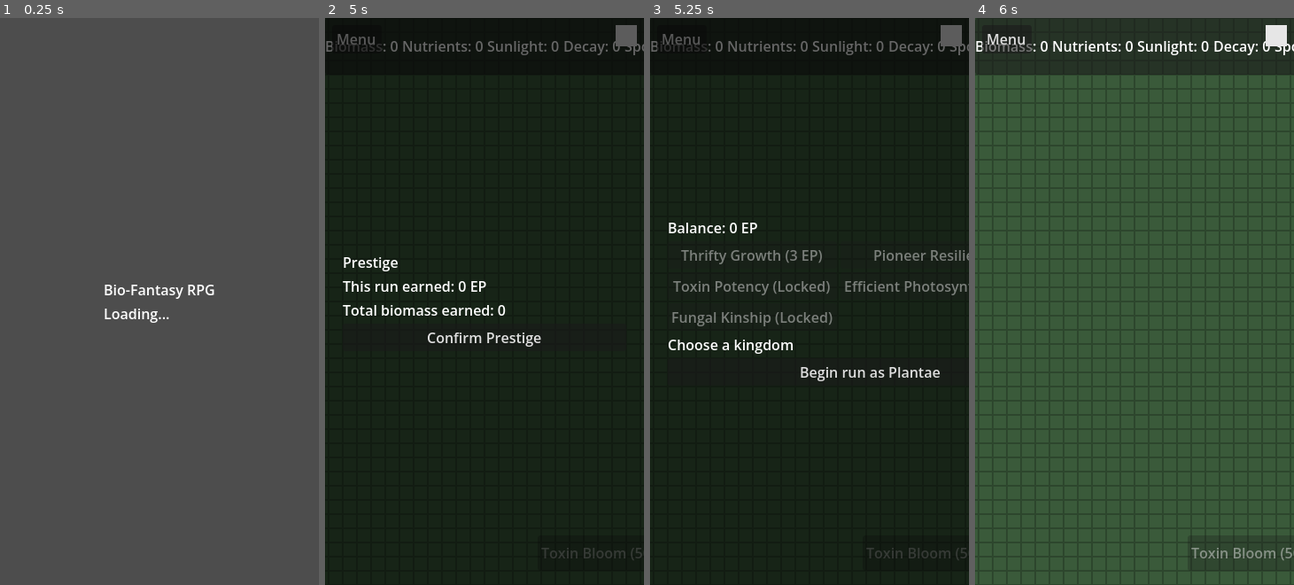
Above: before the commit, frames 1-4 (left to right).
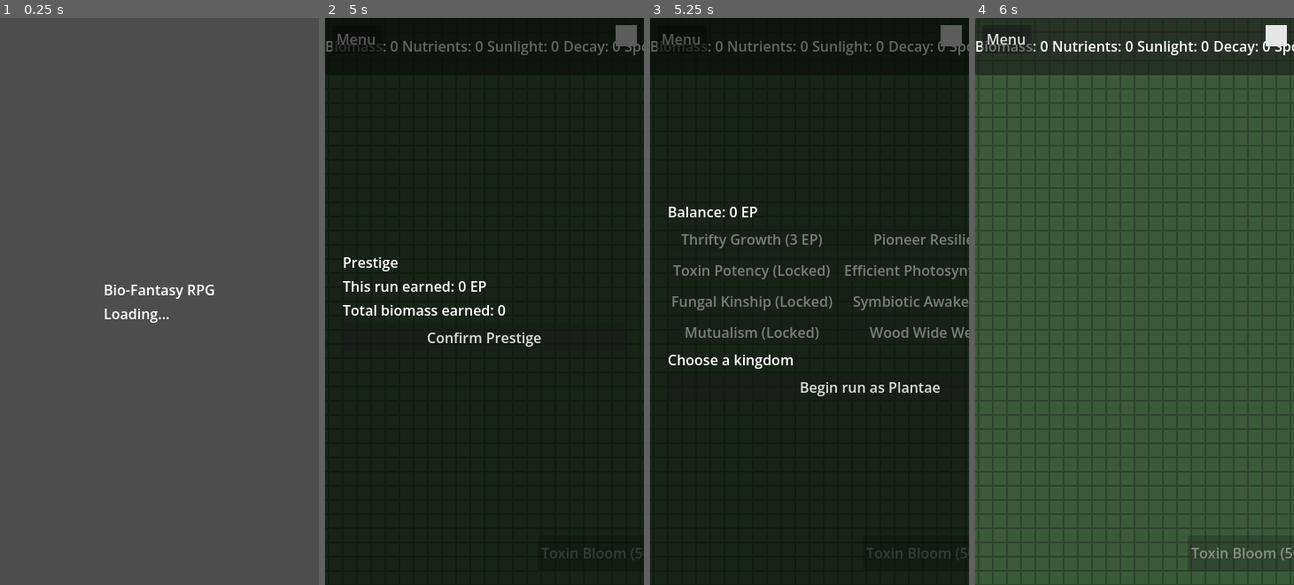
Above: after the commit, the same moments.

Repository: leonbzt/bio
Game: Godot game, scene res://scenes/main/boot.tscn
The game is run twice, just before and just after one commit, with the same random seed, the same clock (stepped at 60 frames per second) and the same inputs.
Inputs (mouse positions are in pixels of both pictures, inside the frame that each line leads up to):
- Up to frame 1 (0.25 s): no input
- Up to frame 2 (5 s): tap Enter at 0.5 s; move the mouse to (554, 273) at 0.52 s; click (554, 273) at 0.67 s; click "Play" at 1.25 s; click "Play" at 2 s; click "Begin run as Plantae" at 2.75 s; click "Menu" at 3.5 s; click "Prestige (earn 0 EP)" at 4.25 s
- Up to frame 3 (5.25 s): click "Confirm Prestige" at 5 s
- Up to frame 4 (6 s): click "Begin run as Plantae" at 5.75 s

Frames 1-2 are identical in both runs. In frame 3, 6.3% of the frame differs, in the area x 5-100%, y 33-67%; in frame 4, nothing differs.

Commit message:
Add symbiosis phase 6 mechanics

Diff:
--- a/data/evolution_tree/_index.tres
+++ b/data/evolution_tree/_index.tres
@@ -6,7 +6,10 @@
 [ext_resource type="Resource" path="res://data/evolution_tree/toxin_potency.tres" id="4"]
 [ext_resource type="Resource" path="res://data/evolution_tree/efficient_photosynthesis.tres" id="5"]
 [ext_resource type="Resource" path="res://data/evolution_tree/unlock_fungi.tres" id="6"]
+[ext_resource type="Resource" path="res://data/evolution_tree/unlock_symbiosis.tres" id="7"]
+[ext_resource type="Resource" path="res://data/evolution_tree/mutualism.tres" id="8"]
+[ext_resource type="Resource" path="res://data/evolution_tree/wood_wide_web.tres" id="9"]
 
 [resource]
 script = ExtResource("1")
-nodes = Array[Resource]([ExtResource("2"), ExtResource("3"), ExtResource("4"), ExtResource("5"), ExtResource("6")])
+nodes = Array[Resource]([ExtResource("2"), ExtResource("3"), ExtResource("4"), ExtResource("5"), ExtResource("6"), ExtResource("7"), ExtResource("8"), ExtResource("9")])
--- /dev/null
+++ b/data/evolution_tree/mutualism.tres
@@ -0,0 +1,15 @@
+[gd_resource type="Resource" script_class="EvolutionNodeData" load_steps=2 format=3]
+
+[ext_resource type="Script" path="res://scripts/data/evolution_node_data.gd" id="1"]
+
+[resource]
+script = ExtResource("1")
+id = &"mutualism"
+display_name = "Mutualism"
+description = "Symbiotic tiles yield +50% to each layer (up from +30%)."
+prerequisites = [&"unlock_symbiosis"]
+meta_cost = {
+"evolution_points": 12
+}
+grants_traits = []
+grants_kingdoms = []
--- /dev/null
+++ b/data/evolution_tree/unlock_symbiosis.tres
@@ -0,0 +1,15 @@
+[gd_resource type="Resource" script_class="EvolutionNodeData" load_steps=2 format=3]
+
+[ext_resource type="Script" path="res://scripts/data/evolution_node_data.gd" id="1"]
+
+[resource]
+script = ExtResource("1")
+id = &"unlock_symbiosis"
+display_name = "Symbiotic Awakening"
+description = "Plant and fungal kingdoms can grow as one."
+prerequisites = [&"unlock_fungi"]
+meta_cost = {
+"evolution_points": 15
+}
+grants_traits = []
+grants_kingdoms = [&"symbiosis"]
--- /dev/null
+++ b/data/evolution_tree/wood_wide_web.tres
@@ -0,0 +1,15 @@
+[gd_resource type="Resource" script_class="EvolutionNodeData" load_steps=2 format=3]
+
+[ext_resource type="Script" path="res://scripts/data/evolution_node_data.gd" id="1"]
+
+[resource]
+script = ExtResource("1")
+id = &"wood_wide_web"
+display_name = "Wood Wide Web"
+description = "Tiles next to a symbiotic tile gain +15% to their yields."
+prerequisites = [&"mutualism"]
+meta_cost = {
+"evolution_points": 18
+}
+grants_traits = []
+grants_kingdoms = []
--- a/scenes/ui/hud.tscn
+++ b/scenes/ui/hud.tscn
@@ -70,6 +70,18 @@
 offset_bottom = -16.0
 text = "Toxin Bloom"
 
+[node name="LayerToggle" type="Button" parent="."]
+visible = false
+anchor_left = 0.0
+anchor_top = 1.0
+anchor_right = 0.0
+anchor_bottom = 1.0
+offset_left = 8.0
+offset_top = -56.0
+offset_right = 120.0
+offset_bottom = -16.0
+text = "Layer: Plant"
+
 [node name="EventToast" type="PanelContainer" parent="."]
 visible = false
 anchor_left = 0.5
--- a/scripts/systems/fungi_colonization.gd
+++ b/scripts/systems/fungi_colonization.gd
@@ -19,7 +19,7 @@
 func _on_tile_tapped(coord: Vector2i) -> void:
 	if GameState.input_mode != GameState.INPUT_MODE_COLONIZE:
 		return
-	if GameState.current_kingdom_id != KINGDOM_ID:
+	if not _is_active():
 		return
 	if _species == null:
 		return
@@ -66,3 +66,11 @@
 		for key in cost.keys():
 			cost[key] = maxf(0.0, float(cost[key]) * (1.0 + discount))
 	return cost
+
+
+func _is_active() -> bool:
+	if GameState.current_kingdom_id == KINGDOM_ID:
+		return true
+	if GameState.current_kingdom_id == &"symbiosis" and GameState.placement_target == KINGDOM_ID:
+		return true
+	return false
--- a/scripts/systems/growth_system.gd
+++ b/scripts/systems/growth_system.gd
@@ -7,8 +7,6 @@
 }
 
 var _all_species: Dictionary[StringName, SpeciesData] = {}
-var _active_species: SpeciesData = null
-var _trait_modifier_sum: Dictionary[StringName, float] = {}
 
 @onready var _territory: Node = get_node("../TerritorySystem")
 @onready var _nutrients: Node = get_node("../NutrientSystem")
@@ -17,10 +15,6 @@
 func _ready() -> void:
 	_load_species_index()
 	EventBus.tick.connect(_on_tick)
-	EventBus.run_loaded.connect(_on_run_loaded)
-	EventBus.run_started.connect(_on_run_started)
-	if not GameState.run_save.is_empty():
-		_on_run_loaded(SaveSystem.SAVE_VERSION)
 
 
 func _load_species_index() -> void:
@@ -35,87 +29,120 @@
 		_all_species[species.id] = species
 
 
-func _on_run_loaded(_save_version: int) -> void:
-	_select_active_species()
-
-
-func _on_run_started(_kingdom_id: StringName) -> void:
-	_select_active_species()
-
-
-func _select_active_species() -> void:
-	_active_species = null
-	_trait_modifier_sum.clear()
+func _on_tick(_delta_seconds: float) -> void:
 	if _all_species.is_empty():
 		return
 	var kingdom_id: StringName = GameState.current_kingdom_id
+	if kingdom_id == &"plantae" or kingdom_id == &"fungi":
+		_tick_single_kingdom(kingdom_id)
+	elif kingdom_id == &"symbiosis":
+		_tick_symbiosis()
+
+
+func _tick_single_kingdom(kingdom_id: StringName) -> void:
 	var species_id: StringName = STARTER_SPECIES_BY_KINGDOM.get(kingdom_id, StringName())
 	if species_id == StringName():
-		push_warning("GrowthSystem: no starter species for kingdom %s" % String(kingdom_id))
 		return
-	var selected: SpeciesData = _all_species.get(species_id, null)
-	if selected == null:
-		push_error("GrowthSystem: missing species %s" % String(species_id))
+	var species: SpeciesData = _all_species.get(species_id, null)
+	if species == null:
 		return
-	_active_species = selected
-	_rebuild_trait_modifiers()
+	var coords: Array[Vector2i]
+	if kingdom_id == &"fungi":
+		coords = _territory.get_subsurface_owned_coords(&"fungi")
+	else:
+		coords = _territory.get_surface_owned_coords(&"plantae")
+	_apply_yields(species, coords, kingdom_id, 1.0)
 
 
-func _rebuild_trait_modifiers() -> void:
-	_trait_modifier_sum.clear()
-	if _active_species == null:
+func _tick_symbiosis() -> void:
+	var plant_species: SpeciesData = _all_species.get(&"pioneer_grass", null)
+	var fungi_species: SpeciesData = _all_species.get(&"mycelium_thread", null)
+	if plant_species == null and fungi_species == null:
 		return
-	for trait_item: TraitData in _active_species.base_traits:
+	var surface_coords: Array[Vector2i] = []
+	var subsurface_coords: Array[Vector2i] = []
+	if plant_species != null:
+		surface_coords = _territory.get_surface_owned_coords(&"plantae")
+	if fungi_species != null:
+		subsurface_coords = _territory.get_subsurface_owned_coords(&"fungi")
+	if plant_species != null:
+		_apply_yields(plant_species, surface_coords, &"plantae", 1.0, true)
+	if fungi_species != null:
+		_apply_yields(fungi_species, subsurface_coords, &"fungi", 1.0, true)
+
+
+func _apply_yields(
+	species: SpeciesData,
+	coords: Array[Vector2i],
+	kingdom_id: StringName,
+	base_mult: float,
+	apply_symbiosis_bonus: bool = false
+) -> void:
+	if species == null or coords.is_empty():
+		return
+	var trait_mods: Dictionary = _compute_trait_modifiers(species)
+	var meta_mult: float = _get_meta_growth_multiplier() if kingdom_id == &"plantae" else 1.0
+
+	for resource_id in species.tick_yield.keys():
+		var resource_key: StringName = StringName(resource_id)
+		var base_yield: float = float(species.tick_yield[resource_id])
+		if base_yield == 0.0:
+			continue
+		var total: float = 0.0
+		for coord in coords:
+			var per_tile: float = base_yield * base_mult
+			if resource_key == &"biomass":
+				var biome: BiomeData = _nutrients.get_biome_at(coord)
+				if biome == null:
+					continue
+				per_tile *= biome.sunlight_per_tick
+				per_tile *= (1.0 + float(trait_mods.get(&"biomass_per_tile", 0.0)))
+				per_tile *= meta_mult
+			elif resource_key == &"decay":
+				per_tile *= (1.0 + float(trait_mods.get(&"decay_per_tile", 0.0)))
+			elif resource_key == &"spores":
+				per_tile *= (1.0 + float(trait_mods.get(&"spore_per_tile", 0.0)))
+
+			if apply_symbiosis_bonus and _is_tile_symbiotic(coord):
+				per_tile *= (1.0 + _get_symbiosis_bonus())
+			elif apply_symbiosis_bonus and MetaModifiers.is_unlocked(&"wood_wide_web"):
+				if _is_adjacent_to_symbiotic(coord):
+					per_tile *= 1.15
+
+			total += per_tile
+		if total > 0.0:
+			ResourceLedger.add(resource_key, total)
+
+
+func _is_tile_symbiotic(coord: Vector2i) -> bool:
+	return _territory.get_surface_owner(coord) == &"plantae" and _territory.get_subsurface_owner(coord) == &"fungi"
+
+
+func _is_adjacent_to_symbiotic(coord: Vector2i) -> bool:
+	for offset in [Vector2i.LEFT, Vector2i.RIGHT, Vector2i.UP, Vector2i.DOWN]:
+		if _is_tile_symbiotic(coord + offset):
+			return true
+	return false
+
+
+func _compute_trait_modifiers(species: SpeciesData) -> Dictionary:
+	var mods: Dictionary = {}
+	for trait_item: TraitData in species.base_traits:
 		if trait_item == null:
 			continue
 		for key in trait_item.modifiers.keys():
 			var key_name: StringName = StringName(key)
-			var value: float = float(trait_item.modifiers.get(key, 0.0))
-			_trait_modifier_sum[key_name] = _trait_modifier_sum.get(key_name, 0.0) + value
-
-
-func _on_tick(_delta_seconds: float) -> void:
-	if _active_species == null:
-		return
-
-	var coords: Array[Vector2i]
-	var is_fungi: bool = _active_species.kingdom_id == &"fungi"
-	if is_fungi:
-		coords = _territory.get_subsurface_owned_coords(&"fungi")
-	else:
-		coords = _territory.get_surface_owned_coords(_active_species.kingdom_id)
-	if coords.is_empty():
-		return
-
-	var meta_mult: float = _get_meta_growth_multiplier()
-	if is_fungi:
-		meta_mult = 1.0
-
-	for resource_id in _active_species.tick_yield.keys():
-		var resource_key: StringName = StringName(resource_id)
-		var base_yield: float = float(_active_species.tick_yield[resource_id])
-		if base_yield == 0.0:
-			continue
-		var total: float = 0.0
-		for coord in coords:
-			var multiplier: float = 1.0
-			if resource_key == &"biomass":
-				var biome: BiomeData = _nutrients.get_biome_at(coord)
-				if biome == null:
-					continue
-				multiplier *= biome.sunlight_per_tick
-				multiplier *= (1.0 + _trait_modifier_sum.get(&"biomass_per_tile", 0.0))
-				multiplier *= meta_mult
-			elif resource_key == &"decay":
-				multiplier *= (1.0 + _trait_modifier_sum.get(&"decay_per_tile", 0.0))
-			elif resource_key == &"spores":
-				multiplier *= (1.0 + _trait_modifier_sum.get(&"spore_per_tile", 0.0))
-			total += base_yield * multiplier
-		if total > 0.0:
-			ResourceLedger.add(resource_key, total)
+			mods[key_name] = mods.get(key_name, 0.0) + float(trait_item.modifiers.get(key, 0.0))
+	return mods
 
 
 func _get_meta_growth_multiplier() -> float:
 	if MetaModifiers.is_unlocked(&"efficient_photosynthesis"):
 		return 1.2
 	return 1.0
+
+
+func _get_symbiosis_bonus() -> float:
+	if MetaModifiers.is_unlocked(&"mutualism"):
+		return 0.50
+	return 0.30
--- a/scripts/systems/plant_colonization.gd
+++ b/scripts/systems/plant_colonization.gd
@@ -13,7 +13,7 @@
 func _on_tile_tapped(coord: Vector2i) -> void:
 	if GameState.input_mode != GameState.INPUT_MODE_COLONIZE:
 		return
-	if GameState.current_kingdom_id != KINGDOM_ID:
+	if not _is_active():
 		return
 	if _territory.get_surface_owner(coord) != &"":
 		return
@@ -43,3 +43,11 @@
 	if MetaModifiers.is_unlocked(&"thrifty_growth"):
 		cost = 4.0
 	return {ResourceLedger.BIOMASS: cost}
+
+
+func _is_active() -> bool:
+	if GameState.current_kingdom_id == KINGDOM_ID:
+		return true
+	if GameState.current_kingdom_id == &"symbiosis" and GameState.placement_target == KINGDOM_ID:
+		return true
+	return false
--- a/scripts/systems/prestige_system.gd
+++ b/scripts/systems/prestige_system.gd
@@ -67,6 +67,11 @@
 	GameState.current_kingdom_id = kingdom_id
 	GameState.run_seed = randi()
 	GameState.is_run_active = true
+	if kingdom_id == &"symbiosis":
+		GameState.placement_target = &"plantae"
+	else:
+		GameState.placement_target = kingdom_id
+	EventBus.placement_target_changed.emit(GameState.placement_target)
 	EventBus.run_started.emit(kingdom_id)
 	SaveSystem.save_now()
 
@@ -147,5 +152,6 @@
 	GameState.run_save = fresh_run
 	GameState.is_run_active = false
 	GameState.current_kingdom_id = &""
+	GameState.placement_target = &""
 	ResourceLedger.reset_run()
 	EventBus.run_loaded.emit(SaveSystem.SAVE_VERSION)
--- a/scripts/ui/hud.gd
+++ b/scripts/ui/hud.gd
@@ -22,6 +22,7 @@
 @onready var _tick_indicator: ColorRect = $TickIndicator
 @onready var _toxin_button: Button = $ToxinBloomButton
 @onready var _pause_button: Button = $PauseButton
+@onready var _layer_toggle: Button = $LayerToggle
 @onready var _toast_panel: PanelContainer = $EventToast
 @onready var _toast_title: Label = $EventToast/ToastContent/ToastTitle
 @onready var _toast_body: Label = $EventToast/ToastContent/ToastBody
@@ -47,6 +48,7 @@
 	_build_event_index()
 	_setup_toxin_button()
 	_pause_button.pressed.connect(_on_pause_pressed)
+	_layer_toggle.pressed.connect(_on_layer_toggle_pressed)
 	EventBus.resource_changed.connect(_on_resource_changed)
 	EventBus.tick.connect(_on_tick)
 	EventBus.input_mode_changed.connect(_on_input_mode_changed)
@@ -54,6 +56,11 @@
 	EventBus.event_resolved.connect(_on_event_resolved)
 	EventBus.replay_started.connect(_on_replay_started)
 	EventBus.replay_finished.connect(_on_replay_finished)
+	EventBus.placement_target_changed.connect(_on_placement_target_changed)
+	EventBus.run_started.connect(_on_run_started)
+	EventBus.run_loaded.connect(_on_run_loaded_for_layer)
+	_refresh_layer_toggle_visibility()
+	_refresh_layer_toggle_label()
 
 
 func _bind_labels() -> void:
@@ -96,6 +103,41 @@
 
 func _on_replay_finished() -> void:
 	_is_replaying = false
+
+
+func _on_run_started(_kingdom_id: StringName) -> void:
+	_refresh_layer_toggle_visibility()
+	_refresh_layer_toggle_label()
+
+
+func _on_run_loaded_for_layer(_save_version: int) -> void:
+	_refresh_layer_toggle_visibility()
+	_refresh_layer_toggle_label()
+
+
+func _refresh_layer_toggle_visibility() -> void:
+	_layer_toggle.visible = (GameState.current_kingdom_id == &"symbiosis")
+
+
+func _on_layer_toggle_pressed() -> void:
+	if GameState.current_kingdom_id != &"symbiosis":
+		return
+	var next: StringName = &"fungi" if GameState.placement_target == &"plantae" else &"plantae"
+	GameState.placement_target = next
+	EventBus.placement_target_changed.emit(next)
+
+
+func _on_placement_target_changed(_target: StringName) -> void:
+	_refresh_layer_toggle_label()
+
+
+func _refresh_layer_toggle_label() -> void:
+	if GameState.placement_target == &"fungi":
+		_layer_toggle.text = "Layer: Fungi"
+		_layer_toggle.modulate = Color(0.78, 0.55, 0.85)
+	else:
+		_layer_toggle.text = "Layer: Plant"
+		_layer_toggle.modulate = Color(0.55, 0.85, 0.55)
 
 
 
Not shown: 1 places in data/evolution_tree/_index.tres that only renumber resources
Not shown, added: docs/briefs/phase_6/phase_6_changes.diff
